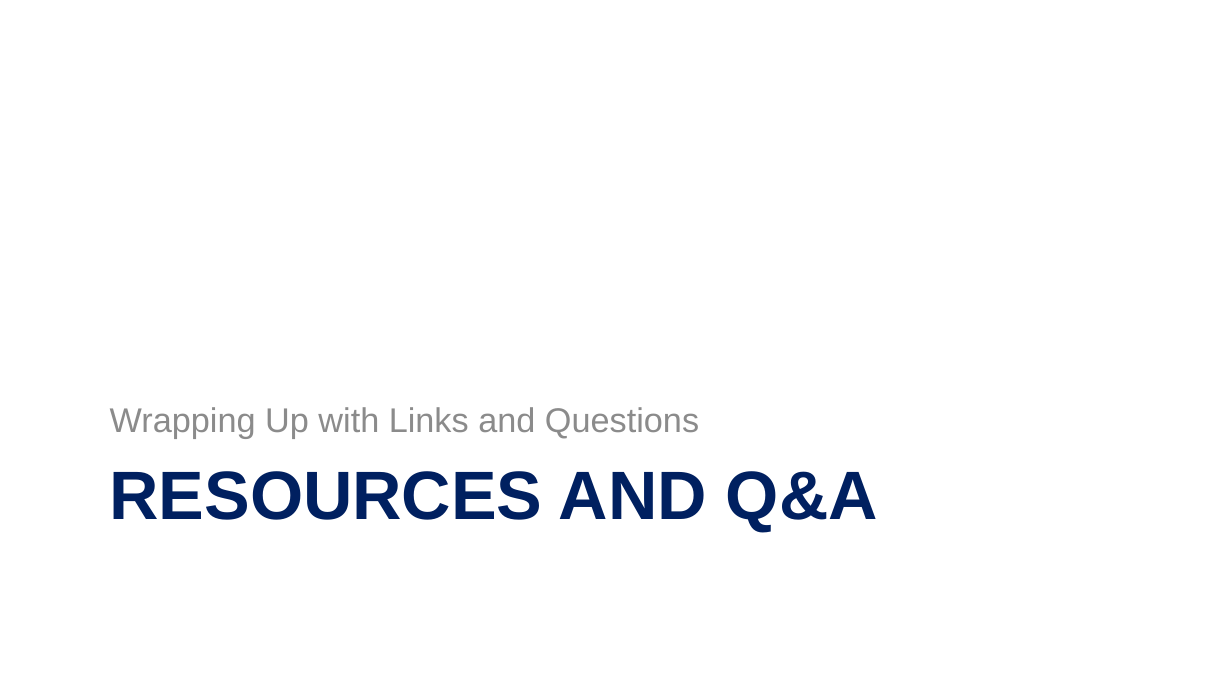
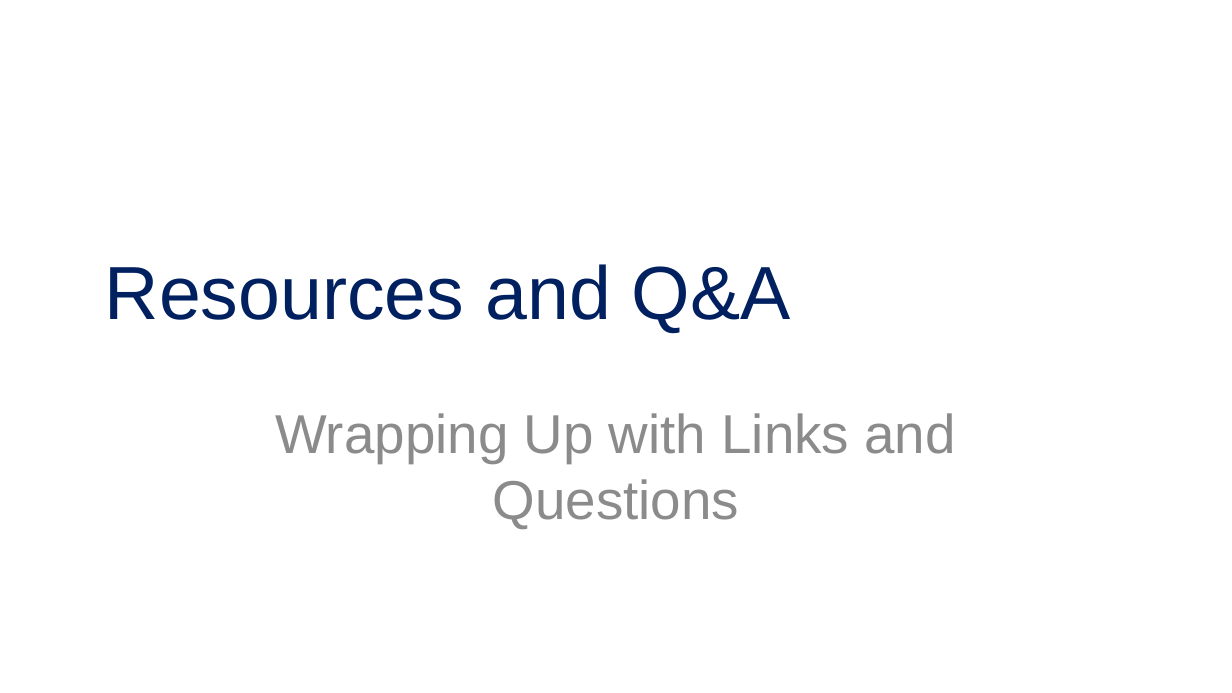
Before and after one commit to alvinashcraft/speaking, a slide deck: slide 21 of 2025/1116_VSLiveOrlando/Contributing to Learn/VSLive Orlando 25 - Become a MS Learn Contributor_AlvinAshcraft.pptx. Drawn at 1232x693 pixels with LibreOffice and Linux fonts; fonts in the diff are those of the drawing; background and template pictures are left out. Boxes give left, top, right and bottom in pixels: in the first picture for what was removed or moved away, otherwise in the second. Text is boxed around its words. In the diff, an @@ line names an element or a change of style, - is before the commit and + after.

```diff
--- a/2025/1116_VSLiveOrlando/Contributing to Learn/VSLive Orlando 25 - Become a MS Learn Contributor_AlvinAshcraft.pptx
+++ b/2025/1116_VSLiveOrlando/Contributing to Learn/VSLive Orlando 25 - Become a MS Learn Contributor_AlvinAshcraft.pptx
@@ title "Resources and Q&A" at (105, 264, 791, 334): vertical alignment top to middle @@
@@ title at (105, 264, 791, 334): text changed; size 40 to 44 pt; bold off @@
-RESOURCES AND Q&A
+Resources and Q&A
@@ subtitle "Wrapping Up with Links and ...": place and size @@
-subtitle "Wrapping Up with Links and ..." at (110, 407, 699, 438)
+subtitle "Wrapping Up with Links and ..." at (275, 413, 955, 529)
@@ subtitle "Wrapping Up with Links and ..." at (275, 413, 955, 529): size 20 to 32 pt; alignment left to centre; more space between paragraphs; vertical alignment bottom to top @@
```
Also in this commit, not shown: 14 other slides changed.
